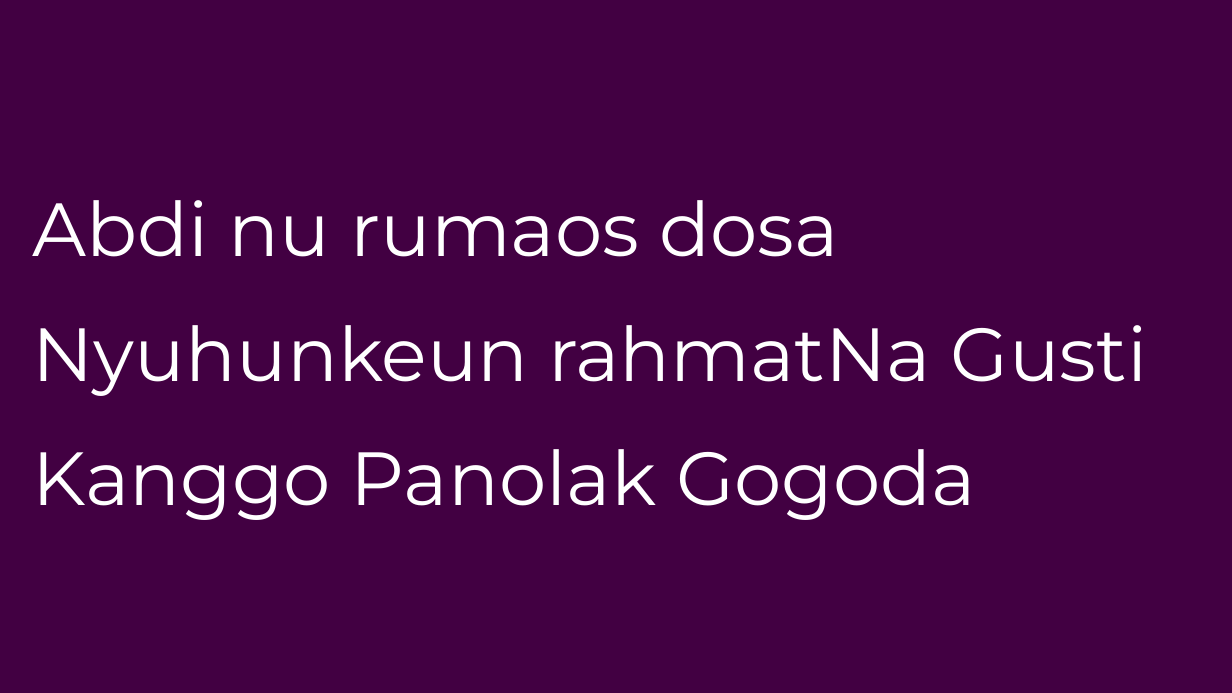
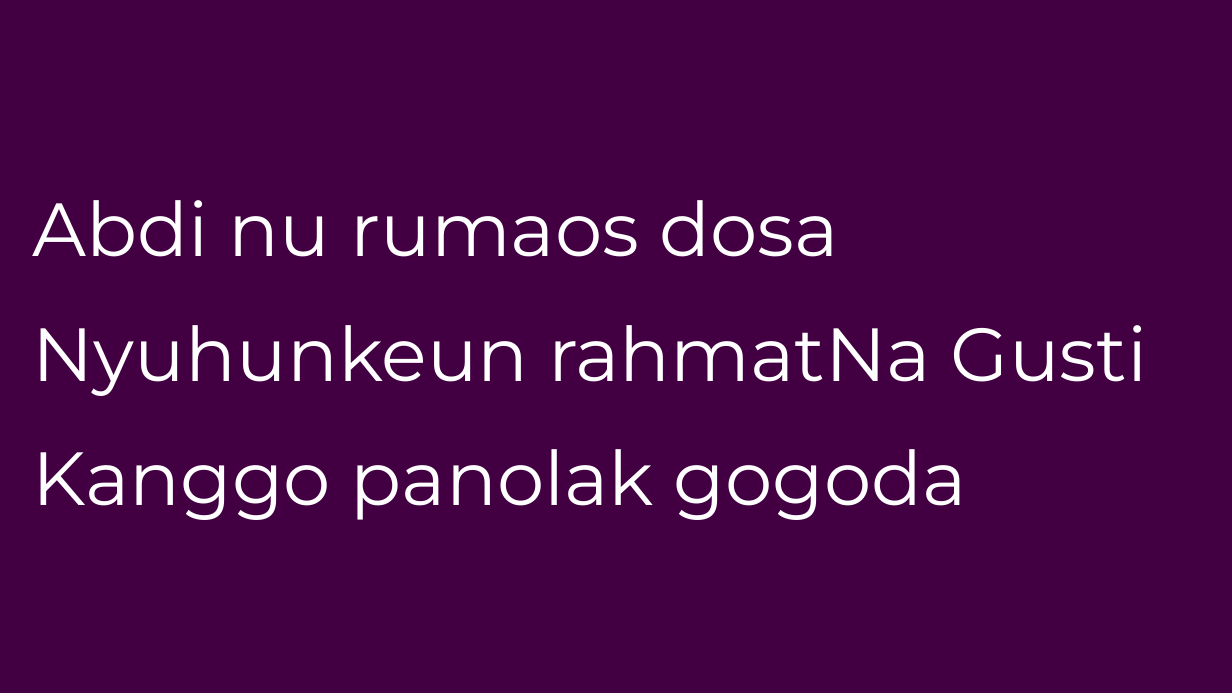
Before and after one commit to laurensius/Slide_Misa_KRC, a slide deck: slide 56 of 2021 02 tanggal 17 (Rabu Abu)/Bahasa Sunda (Pagi - Sore).pptx. Drawn at 1232x693 pixels with LibreOffice and Linux fonts; fonts in the diff are those of the drawing. Boxes give left, top, right and bottom in pixels: in the first picture for what was removed or moved away, otherwise in the second. Text is boxed around its words. In the diff, an @@ line names an element or a change of style, - is before the commit and + after.

```diff
--- a/2021 02 tanggal 17 (Rabu Abu)/Bahasa Sunda (Pagi - Sore).pptx
+++ b/2021 02 tanggal 17 (Rabu Abu)/Bahasa Sunda (Pagi - Sore).pptx
@@ text at [33, 449, 967, 520]: text changed @@
-Kanggo Panolak Gogoda
+Kanggo panolak gogoda
```
Also in this commit, not shown: 21 other slides changed, 31 other files.
